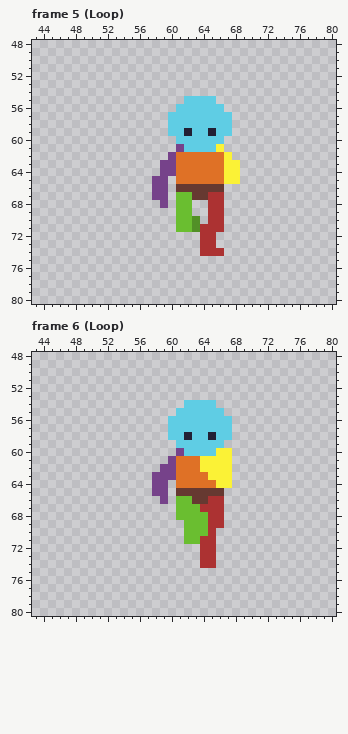
A pixel-art file gets an edit: GEODE/Assets/Sprites/Characters/TempPlayer/2_Template_Run_Down.aseprite. That is the earlier state.
128x128 pixels, 6 frames. Shown: frame 5 (Loop): x 43..80, y 48..80; frame 6 (Loop): x 43..80, y 48..80. The commit also changed other frames, which this record leaves out.
The same view after the edit:
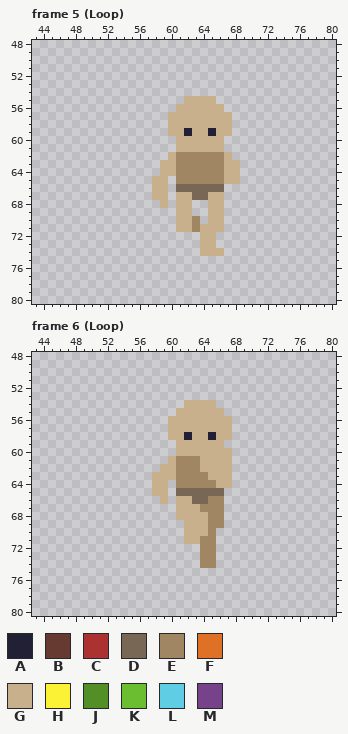
Palette (. is transparent): A #222034  B #663931  C #ac3232  D #796755  E #a08662  F #df7126  G #c7b08b  H #fbf236  J #529027  K #6abe30  L #5fcde4  M #76428a
Difference:
layer "TEMPLATE" added
layer "Layer 1" added
layer "Body" removed
Changed rows in their new state; - is an unchanged pixel.
Frame 5 (Loop), layer "Layer 1":
first column x 58:
55 ----GGGG---
56 ---GGGGGG--
57 --GGGGGGGG-
58 --GGGGGGGG-
59 --GG-GG-GG-
60 ---GGGGGG--
61 ---GGGGGG--
62 --GEEEEEEG-
63 -GGEEEEEEGG
64 -GGEEEEEEGG
65 GG-EEEEEEGG
66 GG-DDDDDD--
67 GG-GGDDGG--
68 -G-GG--GG--
69 ---GG--GG--
70 ---GGE-GG--
71 ---GGEGGG--
72 ------GG---
73 ------GG---
74 ------GGG--
Frame 6 (Loop), layer "Layer 1":
first column x 58:
54 ----GGGG--
55 ---GGGGGG-
56 --GGGGGGGG
57 --GGGGGGGG
58 --GG-GG-GG
59 ---GGGGGG-
60 ---GGGGGGG
61 --GEEEGGGG
62 -GGEEEGGGG
63 GGGEEEEGGG
64 GG-EEEEEGG
65 GG-DDDDDD-
66 -G-GGDDEE-
67 ---GGGEEE-
68 ---GGGGEE-
69 ----GGGEE-
70 ----GGGE--
71 ----GGEE--
72 ------EE--
73 ------EE--
74 ------EE--
Where, in picture pixels (left, top, right, bottom), the same in both pictures:
changed: (152, 96, 240, 256)
changed: (152, 400, 232, 568)
